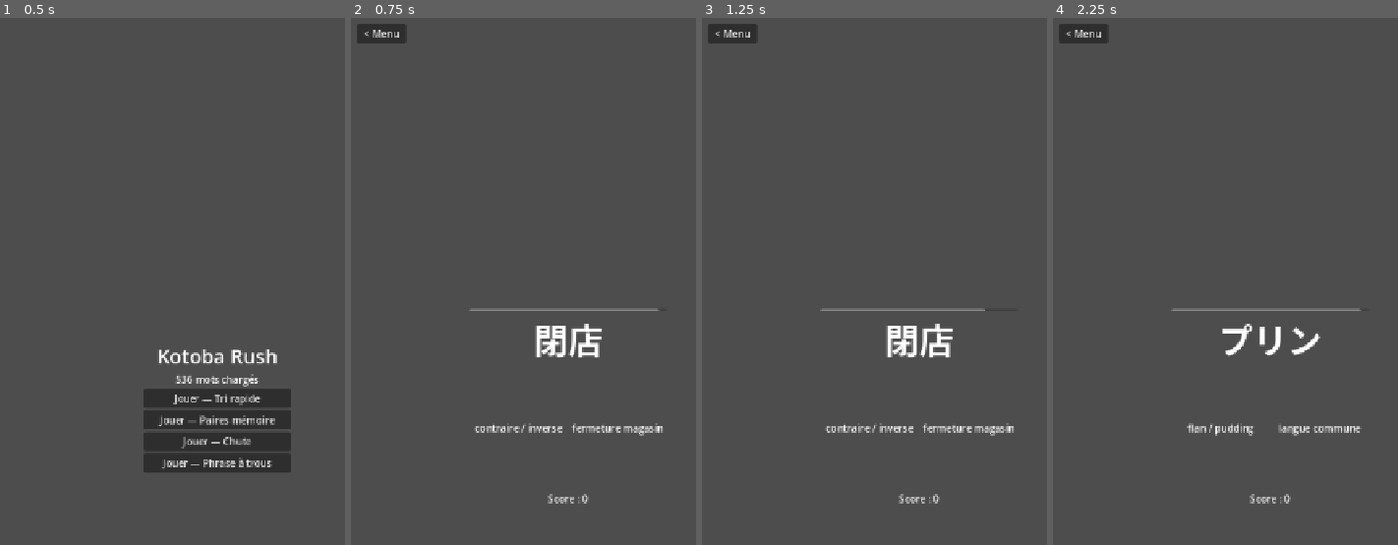
Above: before the commit, frames 1-4 (left to right).
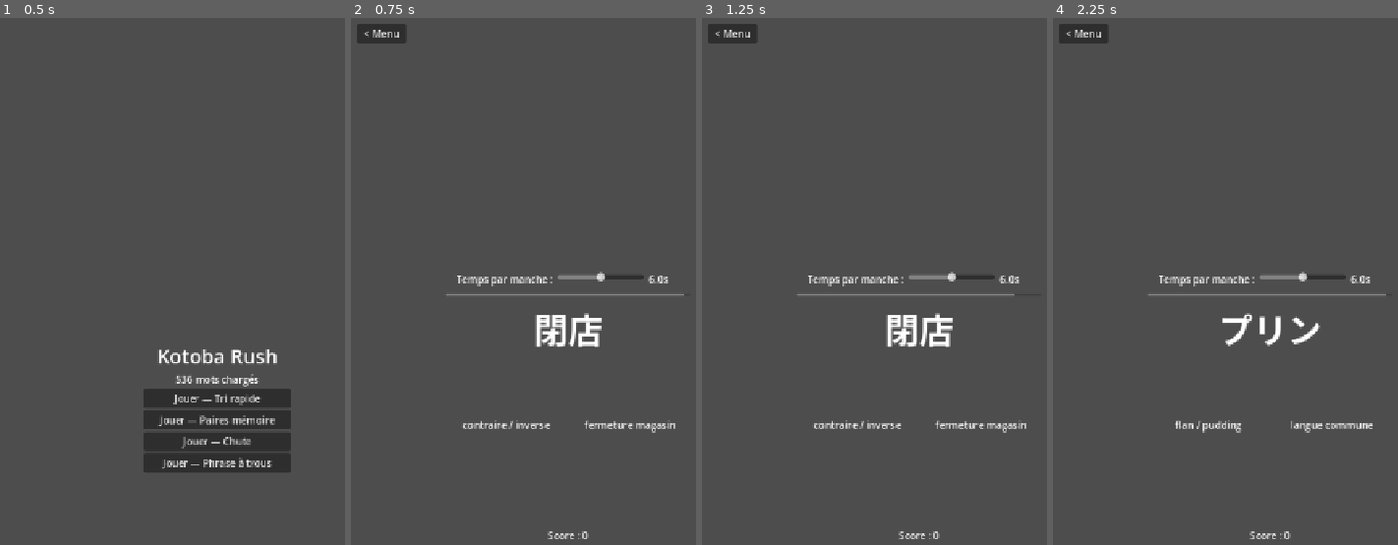
Above: after the commit, the same moments.

Repository: g-bourachot/Kotoba-Rush
Game: Godot game, scene res://scenes/Main.tscn
Two runs of this game, one before a commit and one after it. Both use one fixed random seed, a clock stepped at 60 frames per second and the inputs below.
Inputs:
- Up to frame 1 (0.5 s): no input
- Up to frame 2 (0.75 s): click "Jouer — Tri rapide" at 0.5 s
- Up to frame 3 (1.25 s): no input
- Up to frame 4 (2.25 s): click "< Menu" at 1.25 s; click "Jouer — Tri rapide" at 2 s

Frame 1 is identical in both runs. In frame 2, 2.9% of the frame differs, in the area x 27-97%, y 48-99%; in frame 3, 2.8%; in frame 4, 2.7%.

Commit message:
Add adjustable round timer and post-round feedback to Tri rapide
Slider for round duration (persisted via new Settings autoload),
plus a pause with color feedback and reading/meaning display after
each round so it's clear whether the answer was right or wrong.

Co-Authored-By: Claude Sonnet 5 <noreply@anthropic.com>

Diff:
--- /dev/null
+++ b/autoloads/Settings.gd
@@ -0,0 +1,30 @@
+extends Node
+
+# ============================================================
+# SETTINGS — singleton (autoload) pour les préférences de jeu.
+# ------------------------------------------------------------
+# Persisté dans user://settings.cfg (survit aux mises à jour de
+# l'app, comme la progression de WordDB).
+# ============================================================
+
+const SETTINGS_PATH := "user://settings.cfg"
+
+var round_time: float = 6.0
+
+
+func _ready() -> void:
+	_load()
+
+
+func _load() -> void:
+	var cfg := ConfigFile.new()
+	if cfg.load(SETTINGS_PATH) == OK:
+		round_time = cfg.get_value("wordsort", "round_time", round_time)
+
+
+func save_round_time(value: float) -> void:
+	round_time = value
+	var cfg := ConfigFile.new()
+	cfg.load(SETTINGS_PATH)
+	cfg.set_value("wordsort", "round_time", value)
+	cfg.save(SETTINGS_PATH)
--- a/project.godot
+++ b/project.godot
@@ -23,6 +23,7 @@
 [autoload]
 
 WordDB="*res://autoloads/WordDB.gd"
+Settings="*res://autoloads/Settings.gd"
 
 [display]
 
--- a/scenes/WordSort.gd
+++ b/scenes/WordSort.gd
@@ -6,22 +6,29 @@
 # Le mot japonais s'affiche en haut. Deux réponses (une correcte,
 # une leurre) apparaissent à gauche/droite. Swipe vers la bonne
 # avant la fin du timer. Toute la logique de données (tirage
-# pondéré, sauvegarde) vit dans l'autoload WordDB.
+# pondéré, sauvegarde) vit dans l'autoload WordDB. Le temps par
+# manche est réglable (slider) et persisté via l'autoload Settings.
 # ============================================================
 
-const ROUND_TIME := 4.0
 const SWIPE_MIN_DISTANCE := 80.0
+const ROUND_END_DELAY := 1.6
+const MIN_ROUND_TIME := 2.0
+const MAX_ROUND_TIME := 10.0
 
+@onready var time_slider: HSlider = $VBox/SettingsRow/TimeSlider
+@onready var time_value_label: Label = $VBox/SettingsRow/TimeValueLabel
 @onready var kanji_label: Label = $VBox/KanjiLabel
 @onready var left_answer_label: Label = $VBox/AnswersRow/LeftAnswer
 @onready var right_answer_label: Label = $VBox/AnswersRow/RightAnswer
 @onready var timer_bar: ProgressBar = $VBox/TimerBar
+@onready var feedback_label: Label = $VBox/FeedbackLabel
 @onready var score_label: Label = $VBox/ScoreLabel
 @onready var back_button: Button = $BackButton
 
+var round_time: float = 6.0
 var current_word: Dictionary = {}
 var left_is_correct: bool = false
-var round_time_left: float = ROUND_TIME
+var round_time_left: float = 0.0
 var round_active: bool = false
 var score: int = 0
 
@@ -32,22 +39,45 @@
 func _ready() -> void:
 	randomize()
 	back_button.pressed.connect(func(): get_tree().change_scene_to_file("res://scenes/Main.tscn"))
+
+	round_time = Settings.round_time
+	time_slider.min_value = MIN_ROUND_TIME
+	time_slider.max_value = MAX_ROUND_TIME
+	time_slider.step = 0.5
+	time_slider.value = round_time
+	time_slider.value_changed.connect(_on_time_slider_changed)
+	_update_time_label()
+
 	if WordDB.count() < 2:
 		kanji_label.text = "Pas assez de mots dans la base."
 		return
 	_start_round()
 
 
+func _on_time_slider_changed(value: float) -> void:
+	round_time = value
+	Settings.save_round_time(value)
+	_update_time_label()
+
+
+func _update_time_label() -> void:
+	time_value_label.text = "%.1fs" % round_time
+
+
 func _process(delta: float) -> void:
 	if not round_active:
 		return
 	round_time_left -= delta
-	timer_bar.value = max(round_time_left / ROUND_TIME, 0.0) * 100.0
+	timer_bar.value = max(round_time_left / round_time, 0.0) * 100.0
 	if round_time_left <= 0.0:
-		_resolve_round(false)
+		_resolve_round(false, -1)
 
 
 func _start_round() -> void:
+	feedback_label.text = ""
+	left_answer_label.modulate = Color(1, 1, 1)
+	right_answer_label.modulate = Color(1, 1, 1)
+
 	current_word = WordDB.pick_weighted_word()
 	var decoy = WordDB.pick_decoy(current_word.get("id"))
 
@@ -64,11 +94,12 @@
 		left_answer_label.text = decoy.get(field, "")
 		right_answer_label.text = current_word.get(field, "")
 
-	round_time_left = ROUND_TIME
+	round_time_left = round_time
 	round_active = true
 
 
-func _resolve_round(correct: bool) -> void:
+# chosen_side : 0 = gauche, 1 = droite, -1 = temps écoulé sans choix.
+func _resolve_round(correct: bool, chosen_side: int) -> void:
 	round_active = false
 	WordDB.update_stats(current_word.get("id"), correct)
 
@@ -76,8 +107,25 @@
 		score += 1
 	score_label.text = "Score : %d" % score
 
-	# TODO: feedback visuel/sonore (flash vert/rouge) avant la manche suivante.
-	await get_tree().create_timer(0.4).timeout
+	var correct_label: Label = left_answer_label if left_is_correct else right_answer_label
+	var chosen_label: Label = null
+	if chosen_side == 0:
+		chosen_label = left_answer_label
+	elif chosen_side == 1:
+		chosen_label = right_answer_label
+
+	if chosen_label:
+		chosen_label.modulate = Color(0.4, 0.9, 0.4) if correct else Color(0.9, 0.4, 0.4)
+	if not correct:
+		correct_label.modulate = Color(0.4, 0.6, 1.0)
+
+	feedback_label.text = "%s (%s) — %s" % [
+		current_word.get("kanji", ""),
+		current_word.get("reading", ""),
+		current_word.get("meaning", ""),
+	]
+
+	await get_tree().create_timer(ROUND_END_DELAY).timeout
 	_start_round()
 
 
@@ -109,6 +157,6 @@
 	if abs(delta.x) < SWIPE_MIN_DISTANCE:
 		return
 
-	var swiped_left := delta.x < 0
-	var chose_correct := swiped_left == left_is_correct
-	_resolve_round(chose_correct)
+	var swiped_left: bool = delta.x < 0
+	var chose_correct: bool = swiped_left == left_is_correct
+	_resolve_round(chose_correct, 0 if swiped_left else 1)
--- a/scenes/WordSort.tscn
+++ b/scenes/WordSort.tscn
@@ -24,11 +24,34 @@
 anchor_top = 0.5
 anchor_right = 0.5
 anchor_bottom = 0.5
-offset_left = -160.0
-offset_top = -160.0
-offset_right = 160.0
-offset_bottom = 160.0
+offset_left = -200.0
+offset_top = -220.0
+offset_right = 200.0
+offset_bottom = 220.0
 alignment = 1
+theme_override_constants/separation = 12
+
+[node name="SettingsRow" type="HBoxContainer" parent="VBox"]
+layout_mode = 2
+alignment = 1
+theme_override_constants/separation = 8
+
+[node name="TimeLabel" type="Label" parent="VBox/SettingsRow"]
+layout_mode = 2
+text = "Temps par manche :"
+
+[node name="TimeSlider" type="HSlider" parent="VBox/SettingsRow"]
+custom_minimum_size = Vector2(140, 0)
+layout_mode = 2
+min_value = 2.0
+max_value = 10.0
+step = 0.5
+value = 6.0
+
+[node name="TimeValueLabel" type="Label" parent="VBox/SettingsRow"]
+custom_minimum_size = Vector2(50, 0)
+layout_mode = 2
+text = "6.0s"
 
 [node name="TimerBar" type="ProgressBar" parent="VBox"]
 layout_mode = 2
@@ -61,6 +84,13 @@
 autowrap_mode = 2
 text = "droite"
 
+[node name="FeedbackLabel" type="Label" parent="VBox"]
+layout_mode = 2
+custom_minimum_size = Vector2(360, 40)
+horizontal_alignment = 1
+autowrap_mode = 3
+text = ""
+
 [node name="ScoreLabel" type="Label" parent="VBox"]
 layout_mode = 2
 horizontal_alignment = 1
Not shown, added: autoloads/Settings.gd.uid
